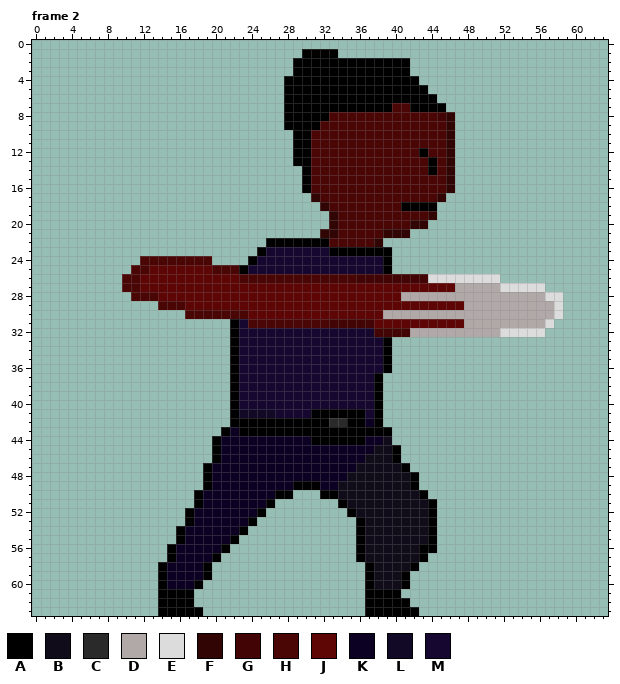
One commit to this pixel-art file: raw/SlickPunch.aseprite. The picture above was drawn from the file before the commit.
64x64 pixels, 7 frames. Pixels under 10% opacity are left out. Colours within 5 levels of each other are drawn and written as one. Shown: frame 2. The commit also changed other frames, which this record leaves out.
Palette (. is transparent): A #000000  B #100c1a  C #2a2a2a  D #b1a8a8  E #dcdcdc  F #320505  G #420404  H #4a0505  J #5e0606  K #0c0023  L #110926  M #150730
Pixels before, frame 2 (only the part around the change), first column x 5:
 3 ........................AAAAAAAAAAAAA......................
 4 .......................AAAAAAAAAAAAAAA.....................
 5 .......................AAAAAAAAAAAAAAAA....................
 6 .......................AAAAAAAAAAAAAAAAA...................
 7 .......................AAAAAAAAAAAAHHAAAA..................
 8 .......................AAAAAHHHHHHHHHHHHGF.................
 9 .......................AAAAHHHHHHHHHHHHHHF.................
10 ........................AAHHHHHHHHHHHHHHHF.................
11 ........................AAHHHHHHHHHHHHHHHF.................
12 ........................AAHHHHHHHHHHHHAHHF.................
13 ........................AAHHHHHHHHHHHHHAHF.................
14 .........................AHHHHHHHHHHHHHAHF.................
15 .........................AHHHHHHHHHHHHHHHF.................
16 .........................AHHHHHHHHHHHHHHHF.................
17 ..........................FHHHHHHHHHHHHHF..................
18 ...........................FHHHHHHHHAAAA...................
19 ............................FHHHHHHHHHHF...................
20 ............................FHHHHHHHHFF....................
21 ...........................FFHHHHHFFF......................
22 .....................AAAAAAAHHHHHF.........................
23 ....................AMMMMMMMAAAAAAA........................
24 .......HHHHHHHH....AMMMMMMMMMMMMMMA........................
25 ......HHJJJJJJJHHHAMMMMMMMMMMMMMMMA........................
26 .....HHJJJJJJJJJJJHHHHHHHHHHHHHGGGGGGGGEEEEEEEE............
27 .....HHJJJJJJJJJJJJJJJJJJJJJJJJJJJJJJJJJJJDDDDDEEEEE.......
28 ......HHHJJJJJJJJJJJJJJJJJJJJJJJJJJJDDDDDDDDDDDDDDDDEE.....
29 .........HHHJJJJJJJJJJJJJJJJJJJJJJJJJJJJJJJDDDDDDDDDDE.....
30 ............HHHHHHHJJJJJJJJJJJJJJJDDDDDDDDDDDDDDDDDDDE.....
31 .................AMHHHHHHHHHGGGGGJJJJJJJJJJDDDDDDDDDE......
32 .................AMMMMMMMMMMMMMMMGGGGDDDDDDDDDDEEEEE.......
33 .................AMMMMMMMMMMMMMMMMA........................
34 .................AMMMMMMMMMMMMMMMMA........................
35 .................AMMMMMMMMMMMMMMMMA........................
36 .................AMMMMMMMMMMMMMMMMA........................
37 .................AMMMMMMMMMMMMMMMA.........................
38 .................AMMMMMMMMMMMMMMMA.........................
39 .................AMMMMMMMMMMMMMMMA.........................
40 .................AMMMMMMMMMMMMMMMA.........................
41 .................ALLLLMMMMAAAAAAMA.........................
42 .................AAAAAAAAAAACCAAKA.........................
43 ................AKAAAAAAAAAAAAAAAAA........................
44 ...............AKKKKKKKKKKAAAAAAKKB........................
45 ...............AKKKKKKKKKKKKKKKKKBBA.......................
46 ...............AKKKKKKKKKKKKKKKKBBBA.......................
47 ..............AKKKKKKKKKKKKKKKKBBBBBA......................
48 ..............AKKKKKKKKKKKKKKKBBBBBBBA.....................
49 ..............AKKKKKKKKKAAAKKBBBBBBBBA.....................
50 .............AKKKKKKKKAA...AABBBBBBBBBA....................
51 .............AKKKKKKKA.......ABBBBBBBBBA...................
52 ............AKKKKKKKA.........ABBBBBBBBA...................
53 ............AKKKKKKA...........ABBBBBBBA...................
54 ...........AKKKKKKA............ABBBBBBBA...................
55 ...........AKKKKKA.............ABBBBBBBA...................
56 ..........AKKKKKA..............ABBBBBBAA...................
57 ..........AKKKKA...............ABBBBBBA....................
58 .........AKKKKA.................ABBBBA.....................
59 .........AKKKKA.................ABBBA......................
60 .........AKKKA..................ABBBA......................
61 .........AAAA...................AAAA.......................
62 .........AAAA...................AAAAA......................
63 .........AAAAA..................AAAAAA.....................
The same view after the edit:
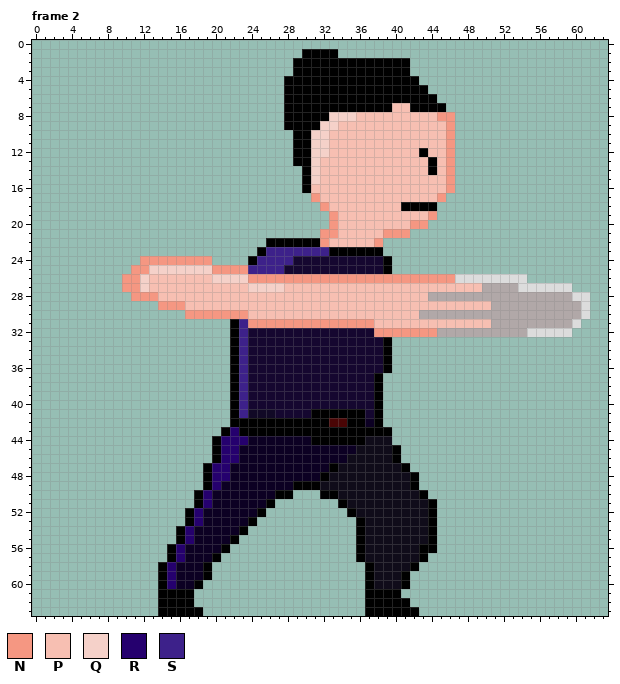
Colours new in this view: N #f59782  P #f7bfb2  Q #f5d1c9  R #25006e  S #3d218a
The edit:
Frame 2:
y 7: x 40..41 HH -> PP
y 8: x 33..46 HHHHHHHHHHHHGF -> QQQPPPPPPPPPNN
y 9: x 32..46 HHHHHHHHHHHHHHF -> QQPPPPPPPPPPPPN
y 10..11: x 31..46 HHHHHHHHHHHHHHHF -> QQPPPPPPPPPPPPPN
y 12: x 31..42 HHHHHHHHHHHH -> QQPPPPPPPPPP; x 44..46 HHF -> PPN
y 13..14: x 31..43 HHHHHHHHHHHHH -> QPPPPPPPPPPPP; x 45..46 HF -> PN
y 15: x 31..46 HHHHHHHHHHHHHHHF -> QPPPPPPPPPPPPPPN
y 16: x 31..46 HHHHHHHHHHHHHHHF -> PPPPPPPPPPPPPPPN
y 17: x 31..45 FHHHHHHHHHHHHHF -> NPPPPPPPPPPPPPN
y 18: x 32..40 FHHHHHHHH -> NPPPPPPPP
y 19: x 33..44 FHHHHHHHHHHF -> NPPPPPPPPPPN
y 20: x 33..43 FHHHHHHHHFF -> NPPPPPPPPNN
y 21: x 32..41 FFHHHHHFFF -> NNPPPPPNNN
y 22: x 32..38 AHHHHHF -> NPPPPPN
y 23: x 26..32 MMMMMMM -> SSSSSSS; x 39 A -> .
y 24: x 12..19 HHHHHHHH -> NNNNNNNN; x 25..28 MMMM -> SSSS
y 25: x 11..27 HHJJJJJJJHHHAMMMM -> NNQQQQQQQNNNNSSSS
y 26: x 10..46 HHJJJJJJJJJJJHHHHHHHHHHHHHGGGGGGGGEEE -> NNQPPPPPPPQQQQNNNNNNNNNNNNNNNNNNNNNNN; x 52..54 ... -> EEE
y 27: x 10..49 HHJJJJJJJJJJJJJJJJJJJJJJJJJJJJJJJJJJJDDD -> NNQPPPPPPPPPPPQQQQPPPPPPPPPPPPPPPPPPPPPP; x 52..53 EE -> DD; x 57..59 ... -> EEE
y 28: x 11..43 HHHJJJJJJJJJJJJJJJJJJJJJJJJJJJDDD -> NNNPPPPPPPPPPPPPPPPPPPPPPPPPPPPPP; x 57..61 EE... -> DDDEE
y 29: x 14..50 HHHJJJJJJJJJJJJJJJJJJJJJJJJJJJJJJJDDD -> NNNPPPPPPPPPPPPPPPPPPPPPPPPPPPPPPPPPP; x 58..61 E... -> DDDE
y 30: x 17..42 HHHHHHHJJJJJJJJJJJJJJJDDDD -> NNNNNNNPPPPPPPPPPPPPPPPPPP; x 58..61 E... -> DDDE
y 31: x 23..50 MHHHHHHHHHGGGGGJJJJJJJJJJDDD -> SNNNNNNNNNNNNNNPPPPPPPPPPPPP; x 57..60 E... -> DDDE
y 32: x 23 M -> S; x 38..44 GGGGDDD -> NNNNNNN; x 52..54 EEE -> DDD; x 57..59 ... -> EEE
y 33..40: x 23 M -> S
y 41: x 23 L -> S
y 42: x 33..34 CC -> HH
y 43: x 22 K -> R
y 44: x 21..23 KKK -> RRR; x 37..38 KK -> BB
y 45: x 21..22 KK -> RR; x 36..37 KK -> BB
y 46: x 21..22 KK -> RR; x 35..36 KK -> BB
y 47: x 20..21 KK -> RR; x 33..35 KKK -> ABB
y 48: x 20..21 KK -> RR; x 32..34 KKK -> ABB
y 49: x 20 K -> R; x 32..33 KK -> BB
y 50..51: x 19 K -> R
y 52..53: x 18 K -> R
y 54..55: x 17 K -> R
y 56..57: x 16 K -> R
y 58..60: x 15 K -> R
Where, in picture pixels (left, top, right, bottom), the same in both pictures:
changed: (122, 103, 590, 589)
